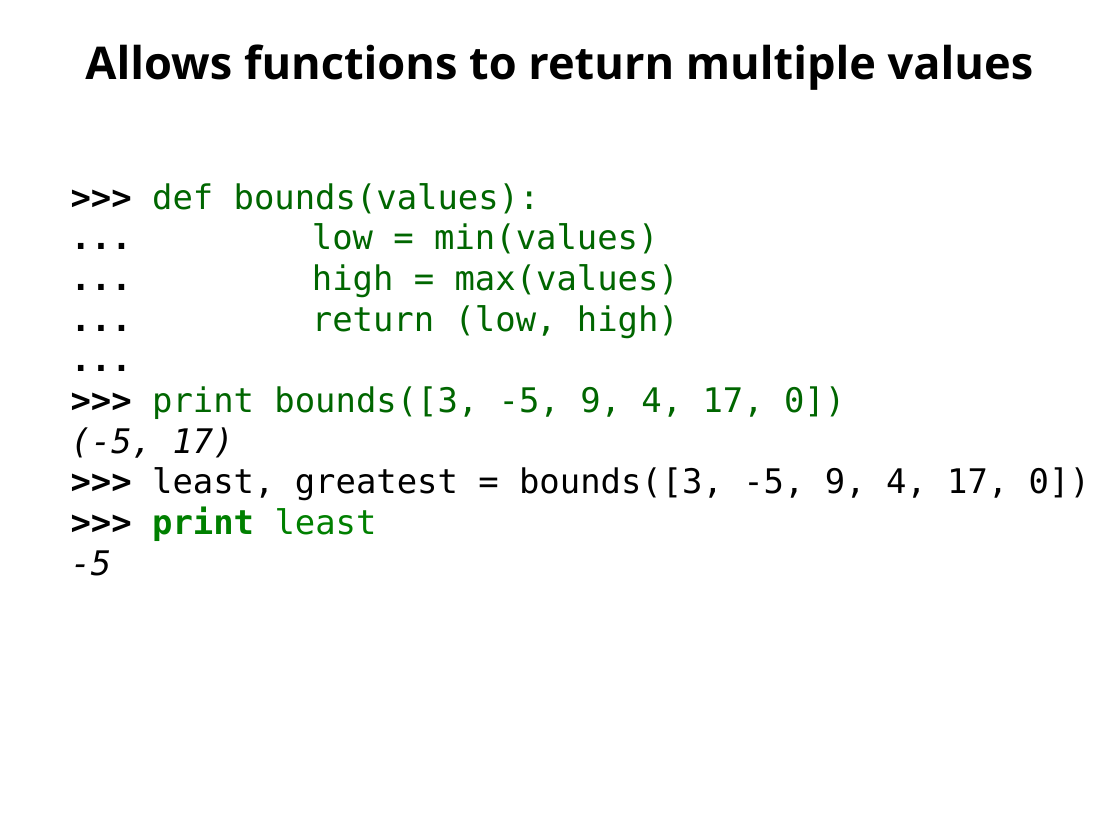
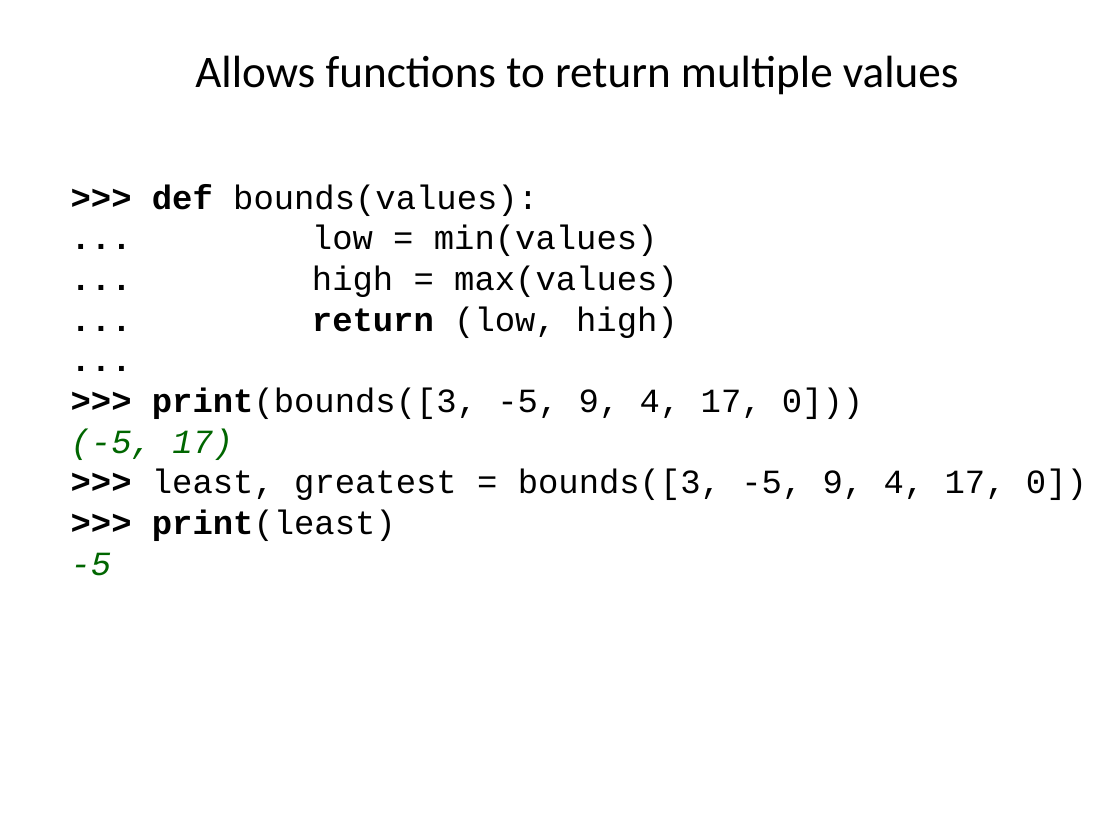
Before and after one commit to ncasuk/ncas-isc, a slide deck: slide 5 of python/presentations/learning_python/10_ceda-tuples.ppt. Drawn at 1120x840 pixels with LibreOffice and Linux fonts; fonts in the diff are those of the drawing; background and template pictures are left out. Boxes give left, top, right and bottom in pixels: in the first picture for what was removed or moved away, otherwise in the second. Text is boxed around its words. In the diff, an @@ line names an element or a change of style, - is before the commit and + after.

```diff
--- a/python/presentations/learning_python/10_ceda-tuples.ppt
+++ b/python/presentations/learning_python/10_ceda-tuples.ppt
@@ title "Allows functions to return multiple ...": place and size @@
-title "Allows functions to return multiple ..." at [85,44,1034,90]
+title "Allows functions to return multiple ..." at [195,55,959,95]
@@ title "Allows functions to return multiple ..." at [195,55,959,95]: font Open Sans to Calibri, bold off; line spacing 0.93 to 0.9; vertical alignment top to middle @@
@@ text at [71,184,1006,576]: font DejaVu Sans Mono to Courier New in ">>> def bounds(values):", "... low = min(values)", "... high = max(values)", "... return (low, high)" and 4 more places; text colour #006600 to #000000 in "def bounds(values):", "low = min(values)", "high = max(values)", "return (low, high)"; bold on in "def", "return"; text colour #000000 to #006600 in "(-5, 17)", "-5" @@
@@ text at [152,387,863,419]: text changed; font DejaVu Sans Mono to Courier New; text colour #006600 to #000000 @@
->>> print bounds([3, -5, 9, 4, 17, 0])
+>>> print(bounds([3, -5, 9, 4, 17, 0]))
@@ text at [152,509,396,541]: text changed; font DejaVu Sans Mono to Courier New; text colour #008000 to #000000 @@
->>> print least
+>>> print(least)
```
Also in this commit, not shown: 8 other slides changed, 4 other files.
